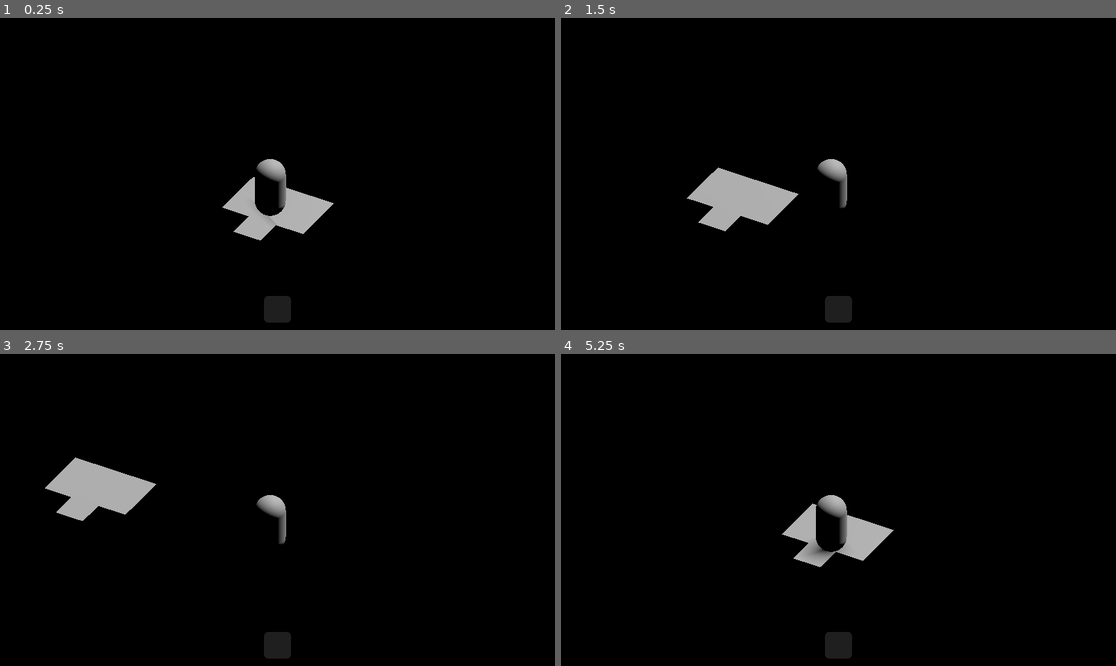
Above: before the commit, frames 1-4 (two rows, left to right).
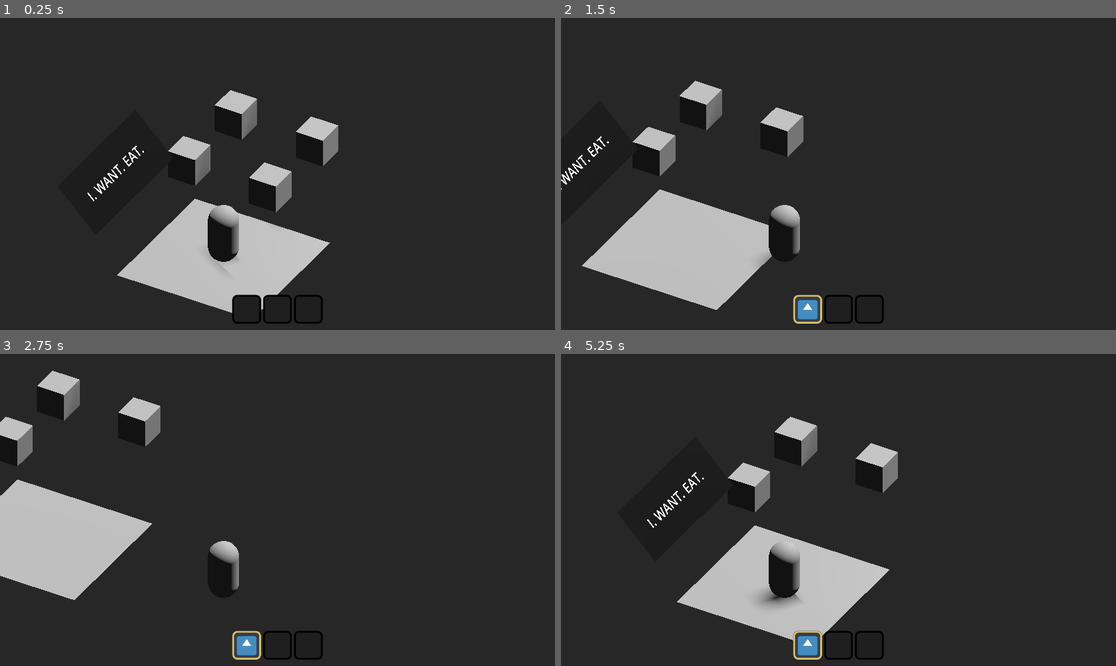
Above: after the commit, the same moments.

Repository: Scrawach/ld57
Game: Godot game, scene res://game.tscn
Two runs of this game, one before a commit and one after it. Both use one fixed random seed, a clock stepped at 60 frames per second and the inputs below. The engine's default icon, where the game draws it, is replaced by a stand-in: a white triangle on a blue panel in a dark square.
Inputs:
- Up to frame 1 (0.25 s): no input
- Up to frame 2 (1.5 s): tap Enter at 0.5 s; hold D (move_right) 0.53-1.28 s; hold E (interact, bound only after the commit) 0.53-1.28 s; tap 1 at 0.8, 1.35 s; hold S (move_back) from 1.28 s (still down)
- Up to frame 3 (2.75 s): tap E (interact, bound only after the commit) at 1.55 s; release S (move_back) at 2.03 s; hold D (move_right) from 2.03 s (still down); hold E (interact, bound only after the commit) from 2.03 s (still down); tap 1 at 2.3 s
- Up to frame 4 (5.25 s): release D (move_right) at 2.78 s; release E (interact, bound only after the commit) at 2.78 s; hold W (move_forward) 2.78-3.53 s; tap 1 at 2.85, 3.8, 4.35 s; tap E (interact, bound only after the commit) at 3.05, 4.55 s; hold E (interact, bound only after the commit) 3.53-4.28 s; hold A (move_left) 3.53-5.03 s; hold S (move_back) from 5.03 s (still down); hold E (interact, bound only after the commit) from 5.03 s (still down)

The runs differ from the first frame. In frame 1, 97% of the frame differs, in the area x 0-100%, y 0-100%; in frame 2, 97%; in frame 3, 98%; in frame 4, 98%.

Commit message:
feature: implement inventory, implement dialogue panel

Diff:
--- a/src/game.tscn
+++ b/src/game.tscn
@@ -1,11 +1,15 @@
-[gd_scene load_steps=8 format=3 uid="uid://b6rl31un1lcjf"]
+[gd_scene load_steps=17 format=3 uid="uid://b6rl31un1lcjf"]
 
 [ext_resource type="Script" path="res://player.gd" id="1_5y1ty"]
 [ext_resource type="PackedScene" uid="uid://yfjs8g2riw6c" path="res://ui/inventory_control.tscn" id="1_e5p4f"]
+[ext_resource type="Script" path="res://pickup_item.gd" id="2_8qeaw"]
+[ext_resource type="Script" path="res://inventory.gd" id="2_byhf7"]
 [ext_resource type="Script" path="res://following_camera.gd" id="2_v2k5q"]
+[ext_resource type="Resource" uid="uid://ba73upbd31jon" path="res://item_base.tres" id="3_je24h"]
 
 [sub_resource type="Environment" id="Environment_cpbav"]
 background_mode = 1
+background_color = Color(0.151276, 0.151276, 0.151276, 1)
 tonemap_mode = 2
 
 [sub_resource type="QuadMesh" id="QuadMesh_688nc"]
@@ -13,6 +17,22 @@
 [sub_resource type="CapsuleShape3D" id="CapsuleShape3D_mrw3v"]
 
 [sub_resource type="CapsuleMesh" id="CapsuleMesh_fm8i8"]
+
+[sub_resource type="SphereShape3D" id="SphereShape3D_d36ok"]
+radius = 2.0
+
+[sub_resource type="BoxShape3D" id="BoxShape3D_c8btv"]
+
+[sub_resource type="BoxMesh" id="BoxMesh_jisn5"]
+
+[sub_resource type="PlaneMesh" id="PlaneMesh_f6byu"]
+
+[sub_resource type="ViewportTexture" id="ViewportTexture_68ek5"]
+viewport_path = NodePath("Dialogue Panel/SubViewport")
+
+[sub_resource type="StandardMaterial3D" id="StandardMaterial3D_0ydio"]
+resource_local_to_scene = true
+albedo_texture = SubResource("ViewportTexture_68ek5")
 
 [node name="Game" type="Node"]
 
@@ -29,42 +49,13 @@
 [node name="Living Lift" type="Node3D" parent="World3D"]
 
 [node name="MeshInstance3D" type="MeshInstance3D" parent="World3D/Living Lift"]
-transform = Transform3D(1, 0, 0, 0, -4.37114e-08, 1, 0, -1, -4.37114e-08, 0, 0, 1)
+transform = Transform3D(5, 0, 0, 0, -2.18557e-07, 5, 0, -5, -2.18557e-07, 0, 0, 3)
 mesh = SubResource("QuadMesh_688nc")
 
 [node name="Level" type="Node3D" parent="World3D"]
 
-[node name="MeshInstance3D2" type="MeshInstance3D" parent="World3D/Level"]
-transform = Transform3D(1, 0, 0, 0, -4.37114e-08, 1, 0, -1, -4.37114e-08, 0, 0, 0)
-mesh = SubResource("QuadMesh_688nc")
-skeleton = NodePath("../../Living Lift")
-
-[node name="MeshInstance3D3" type="MeshInstance3D" parent="World3D/Level"]
-transform = Transform3D(1, 0, 0, 0, -4.37114e-08, 1, 0, -1, -4.37114e-08, 0, 0, -1)
-mesh = SubResource("QuadMesh_688nc")
-skeleton = NodePath("../../Living Lift")
-
-[node name="MeshInstance3D4" type="MeshInstance3D" parent="World3D/Level"]
-transform = Transform3D(1, 0, 0, 0, -4.37114e-08, 1, 0, -1, -4.37114e-08, 1, 0, -1)
-mesh = SubResource("QuadMesh_688nc")
-skeleton = NodePath("../../Living Lift")
-
-[node name="MeshInstance3D5" type="MeshInstance3D" parent="World3D/Level"]
-transform = Transform3D(1, 0, 0, 0, -4.37114e-08, 1, 0, -1, -4.37114e-08, 1, 0, 0)
-mesh = SubResource("QuadMesh_688nc")
-skeleton = NodePath("../../Living Lift")
-
-[node name="MeshInstance3D6" type="MeshInstance3D" parent="World3D/Level"]
-transform = Transform3D(1, 0, 0, 0, -4.37114e-08, 1, 0, -1, -4.37114e-08, -1, 0, 0)
-mesh = SubResource("QuadMesh_688nc")
-skeleton = NodePath("../../Living Lift")
-
-[node name="MeshInstance3D7" type="MeshInstance3D" parent="World3D/Level"]
-transform = Transform3D(1, 0, 0, 0, -4.37114e-08, 1, 0, -1, -4.37114e-08, -1, 0, -1)
-mesh = SubResource("QuadMesh_688nc")
-skeleton = NodePath("../../Living Lift")
-
 [node name="Player" type="CharacterBody3D" parent="World3D" node_paths=PackedStringArray("camera")]
+transform = Transform3D(1, 0, 0, 0, 1, 0, 0, 0, 1, 0, 0, 3)
 script = ExtResource("1_5y1ty")
 camera = NodePath("../../Camera3D")
 
@@ -75,6 +66,65 @@
 [node name="MeshInstance3D" type="MeshInstance3D" parent="World3D/Player"]
 transform = Transform3D(1, 0, 0, 0, 1, 0, 0, 0, 1, 0, 1, 0)
 mesh = SubResource("CapsuleMesh_fm8i8")
+
+[node name="Interact Zone" type="Area3D" parent="World3D/Player"]
+collision_layer = 2
+collision_mask = 2
+
+[node name="CollisionShape3D" type="CollisionShape3D" parent="World3D/Player/Interact Zone"]
+shape = SubResource("SphereShape3D_d36ok")
+
+[node name="Inventory" type="Node" parent="World3D/Player"]
+script = ExtResource("2_byhf7")
+size = 3
+
+[node name="Pickup Item" type="StaticBody3D" parent="World3D"]
+transform = Transform3D(1, 0, 0, 0, 1, 0, 0, 0, 1, 0, 1, 0)
+collision_layer = 3
+script = ExtResource("2_8qeaw")
+item = ExtResource("3_je24h")
+
+[node name="CollisionShape3D" type="CollisionShape3D" parent="World3D/Pickup Item"]
+shape = SubResource("BoxShape3D_c8btv")
+
+[node name="MeshInstance3D" type="MeshInstance3D" parent="World3D/Pickup Item"]
+mesh = SubResource("BoxMesh_jisn5")
+
+[node name="Pickup Item2" type="StaticBody3D" parent="World3D"]
+transform = Transform3D(1, 0, 0, 0, 1, 0, 0, 0, 1, 0, 1, -3)
+collision_layer = 3
+script = ExtResource("2_8qeaw")
+item = ExtResource("3_je24h")
+
+[node name="CollisionShape3D" type="CollisionShape3D" parent="World3D/Pickup Item2"]
+shape = SubResource("BoxShape3D_c8btv")
+
+[node name="MeshInstance3D" type="MeshInstance3D" parent="World3D/Pickup Item2"]
+mesh = SubResource("BoxMesh_jisn5")
+
+[node name="Pickup Item3" type="StaticBody3D" parent="World3D"]
+transform = Transform3D(1, 0, 0, 0, 1, 0, 0, 0, 1, -3, 1, -3)
+collision_layer = 3
+script = ExtResource("2_8qeaw")
+item = ExtResource("3_je24h")
+
+[node name="CollisionShape3D" type="CollisionShape3D" parent="World3D/Pickup Item3"]
+shape = SubResource("BoxShape3D_c8btv")
+
+[node name="MeshInstance3D" type="MeshInstance3D" parent="World3D/Pickup Item3"]
+mesh = SubResource("BoxMesh_jisn5")
+
+[node name="Pickup Item4" type="StaticBody3D" parent="World3D"]
+transform = Transform3D(1, 0, 0, 0, 1, 0, 0, 0, 1, -3, 1, 0)
+collision_layer = 3
+script = ExtResource("2_8qeaw")
+item = ExtResource("3_je24h")
+
+[node name="CollisionShape3D" type="CollisionShape3D" parent="World3D/Pickup Item4"]
+shape = SubResource("BoxShape3D_c8btv")
+
+[node name="MeshInstance3D" type="MeshInstance3D" parent="World3D/Pickup Item4"]
+mesh = SubResource("BoxMesh_jisn5")
 
 [node name="Camera3D" type="Camera3D" parent="." node_paths=PackedStringArray("target")]
 transform = Transform3D(0.866025, -0.283548, 0.411826, 0, 0.823651, 0.567097, -0.5, -0.49112, 0.713303, 2, 4, 3)
@@ -87,4 +137,40 @@
 
 [node name="Canvas" type="CanvasLayer" parent="."]
 
-[node name="Inventory Control" parent="Canvas" instance=ExtResource("1_e5p4f")]
+[node name="Inventory Control" parent="Canvas" node_paths=PackedStringArray("inventory") instance=ExtResource("1_e5p4f")]
+inventory = NodePath("../../World3D/Player/Inventory")
+
+[node name="Dialogue Panel" type="Node3D" parent="."]
+transform = Transform3D(-3.09086e-08, 0.707107, 0.707107, 3.09086e-08, 0.707107, -0.707107, -1, 0, -4.37114e-08, -4, 2, 3)
+
+[node name="SubViewport" type="SubViewport" parent="Dialogue Panel"]
+transparent_bg = true
+size = Vector2i(1152, 512)
+
+[node name="Dialogue Panel" type="Control" parent="Dialogue Panel/SubViewport"]
+layout_mode = 3
+anchors_preset = 15
+anchor_right = 1.0
+anchor_bottom = 1.0
+grow_horizontal = 2
+grow_vertical = 2
+
+[node name="Label" type="Label" parent="Dialogue Panel/SubViewport/Dialogue Panel"]
+layout_mode = 1
+anchors_preset = 15
+anchor_right = 1.0
+anchor_bottom = 1.0
+grow_horizontal = 2
+grow_vertical = 2
+theme_override_font_sizes/font_size = 120
+text = "I. WANT. EAT."
+horizontal_alignment = 1
+vertical_alignment = 1
+
+[node name="MeshInstance3D" type="MeshInstance3D" parent="Dialogue Panel"]
+transform = Transform3D(2.5, 0, 0, 0, 1, 0, 0, 0, 1, 0, 0, 0)
+mesh = SubResource("PlaneMesh_f6byu")
+surface_material_override/0 = SubResource("StandardMaterial3D_0ydio")
+
+[connection signal="body_entered" from="World3D/Player/Interact Zone" to="World3D/Player" method="_on_interact_zone_body_entered"]
+[connection signal="body_exited" from="World3D/Player/Interact Zone" to="World3D/Player" method="_on_interact_zone_body_exited"]
--- /dev/null
+++ b/src/interaction.gd
@@ -0,0 +1,5 @@
+class_name Interaction
+extends StaticBody3D
+
+func interact(player: Player) -> void:
+	pass
--- /dev/null
+++ b/src/inventory.gd
@@ -0,0 +1,19 @@
+class_name Inventory
+extends Node
+
+signal updated()
+signal item_selected(item_index: int)
+
+@export var size: int
+
+var items: Array[ItemResource]
+
+func has_empty_space() -> bool:
+	return items.size() < size
+
+func add_item(item: ItemResource) -> void:
+	items.append(item)
+	updated.emit()
+
+func select(item_index: int) -> void:
+	item_selected.emit(item_index)
--- /dev/null
+++ b/src/item_base.tres
@@ -0,0 +1,10 @@
+[gd_resource type="Resource" script_class="ItemResource" load_steps=3 format=3 uid="uid://ba73upbd31jon"]
+
+[ext_resource type="Texture2D" uid="uid://boftn5dq57qp8" path="res://icon.svg" id="1_bx0f7"]
+[ext_resource type="Script" path="res://item_resource.gd" id="1_wob2x"]
+
+[resource]
+script = ExtResource("1_wob2x")
+name = "Item"
+desciption = "Just nothing"
+icon = ExtResource("1_bx0f7")
--- /dev/null
+++ b/src/item_resource.gd
@@ -0,0 +1,6 @@
+class_name ItemResource
+extends Resource
+
+@export var name: String
+@export var desciption: String
+@export var icon: Texture2D
--- /dev/null
+++ b/src/pickup_item.gd
@@ -0,0 +1,12 @@
+class_name PickupItem
+extends Interaction
+
+@export var item: ItemResource
+
+func interact(player: Player) -> void:
+	var inventory: Inventory = player.inventory
+	if not inventory.has_empty_space():
+		return
+
+	inventory.add_item(item)
+	queue_free()
--- a/src/player.gd
+++ b/src/player.gd
@@ -3,6 +3,10 @@
 
 @export var camera: Node3D
 @export var movement_speed: int = 250
+
+@onready var inventory: Inventory = $Inventory
+
+var nearest_interaction: Interaction
 
 func _physics_process(delta: float) -> void:
 	var movement = get_movement_input(camera) * movement_speed * delta
@@ -16,3 +20,21 @@
 	input.z = Input.get_axis("move_forward", "move_back")
 	input = input.rotated(Vector3.UP, relative.rotation.y)
 	return input.normalized()
+
+func _process(delta: float) -> void:
+	if nearest_interaction != null and Input.is_action_pressed("interact"):
+		nearest_interaction.interact(self)
+
+	for item_index in inventory.size:
+		var is_pressed: bool = Input.is_key_pressed(KEY_1 + item_index)
+
+		if is_pressed:
+			inventory.select(item_index)
+
+func _on_interact_zone_body_entered(body: Node3D) -> void:
+	if body is Interaction:
+		nearest_interaction = body
+
+func _on_interact_zone_body_exited(body: Node3D) -> void:
+	if nearest_interaction == body:
+		nearest_interaction = null
--- a/src/project.godot
+++ b/src/project.godot
@@ -37,6 +37,15 @@
 "events": [Object(InputEventKey,"resource_local_to_scene":false,"resource_name":"","device":-1,"window_id":0,"alt_press …(192 unchanged characters)…
 ]
 }
+interact={
+"deadzone": 0.5,
+"events": [Object(InputEventKey,"resource_local_to_scene":false,"resource_name":"","device":-1,"window_id":0,"alt_pressed":false,"shift_pressed":false,"ctrl_pressed":false,"meta_pressed":false,"pressed":false,"keycode":0,"physical_keycode":69,"key_label":0,"unicode":101,"location":0,"echo":false,"script":null)
+]
+}
+
+[layer_names]
+
+3d_physics/layer_2="Interactable"
 
 [rendering]
 
--- a/src/ui/inventory_control.gd
+++ b/src/ui/inventory_control.gd
@@ -1,2 +1,39 @@
 class_name InventoryControl
 extends PanelContainer
+
+@export var inventory: Inventory
+
+@onready var container: Control = $MarginContainer/Container
+@onready var item_template: PackedScene = preload("res://ui/item.tscn")
+
+var selected_index: int = -1
+
+func _ready() -> void:
+	inventory.updated.connect(_on_inventory_updated)
+	inventory.item_selected.connect(_on_inventory_item_selected)
+	_on_inventory_updated()
+
+func _on_inventory_updated() -> void:
+	for child in container.get_children():
+		child.queue_free()
+
+	for index in inventory.size:
+		var instance: ItemControl = item_template.instantiate() as ItemControl
+		container.add_child(instance)
+
+		if inventory.items.size() > index:
+			instance.construct(inventory.items[index])
+
+		if index == selected_index:
+			print(selected_index)
+			instance.select()
+
+func _on_inventory_item_selected(item_index: int) -> void:
+	if selected_index != -1:
+		get_item(selected_index).unselect()
+
+	selected_index = item_index
+	get_item(selected_index).select()
+
+func get_item(index: int) -> ItemControl:
+	return container.get_child(index) as ItemControl
--- a/src/ui/inventory_control.tscn
+++ b/src/ui/inventory_control.tscn
@@ -1,42 +1,10 @@
-[gd_scene load_steps=7 format=3 uid="uid://yfjs8g2riw6c"]
+[gd_scene load_steps=3 format=3 uid="uid://yfjs8g2riw6c"]
 
-[ext_resource type="Texture2D" uid="uid://boftn5dq57qp8" path="res://icon.svg" id="1_hrc8a"]
 [ext_resource type="Script" path="res://ui/inventory_control.gd" id="1_mw020"]
 
 [sub_resource type="StyleBoxFlat" id="StyleBoxFlat_mo6vo"]
 bg_color = Color(0.172833, 0.172833, 0.172833, 1)
 draw_center = false
-corner_radius_top_left = 10
-corner_radius_top_right = 10
-corner_radius_bottom_right = 10
-corner_radius_bottom_left = 10
-
-[sub_resource type="StyleBoxFlat" id="StyleBoxFlat_5qktr"]
-corner_radius_top_left = 10
-corner_radius_top_right = 10
-corner_radius_bottom_right = 10
-corner_radius_bottom_left = 10
-
-[sub_resource type="StyleBoxFlat" id="StyleBoxFlat_kvna5"]
-bg_color = Color(0.122252, 0.122252, 0.122252, 1)
-border_width_left = 2
-border_width_top = 2
-border_width_right = 2
-border_width_bottom = 2
-border_color = Color(0, 0, 0, 1)
-corner_radius_top_left = 10
-corner_radius_top_right = 10
-corner_radius_bottom_right = 10
-corner_radius_bottom_left = 10
-
-[sub_resource type="StyleBoxFlat" id="StyleBoxFlat_sqtrf"]
-bg_color = Color(1, 1, 1, 1)
-draw_center = false
-border_width_left = 2
-border_width_top = 2
-border_width_right = 2
-border_width_bottom = 2
-border_color = Color(0, 0, 0, 1)
 corner_radius_top_left = 10
 corner_radius_top_right = 10
 corner_radius_bottom_right = 10
@@ -66,25 +34,3 @@
 
 [node name="Container" type="HBoxContainer" parent="MarginContainer"]
 layout_mode = 2
-
-[node name="Item" type="PanelContainer" parent="MarginContainer/Container"]
-clip_children = 1
-custom_minimum_size = Vector2(60, 60)
-layout_mode = 2
-theme_override_styles/panel = SubResource("StyleBoxFlat_5qktr")
-
-[node name="Background" type="Panel" parent="MarginContainer/Container/Item"]
-layout_mode = 2
-theme_override_styles/panel = SubResource("StyleBoxFlat_kvna5")
-
-[node name="Icon Rect" type="TextureRect" parent="MarginContainer/Container/Item"]
-visible = false
-custom_minimum_size = Vector2(60, 60)
-layout_mode = 2
-texture = ExtResource("1_hrc8a")
-expand_mode = 1
-stretch_mode = 4
-
-[node name="Border" type="Panel" parent="MarginContainer/Container/Item"]
-layout_mode = 2
-theme_override_styles/panel = SubResource("StyleBoxFlat_sqtrf")
--- /dev/null
+++ b/src/ui/item.tscn
@@ -0,0 +1,56 @@
+[gd_scene load_steps=5 format=3 uid="uid://p2u2uglbag6q"]
+
+[ext_resource type="Script" path="res://ui/item_control.gd" id="1_4cxfs"]
+
+[sub_resource type="StyleBoxFlat" id="StyleBoxFlat_5qktr"]
+corner_radius_top_left = 10
+corner_radius_top_right = 10
+corner_radius_bottom_right = 10
+corner_radius_bottom_left = 10
+
+[sub_resource type="StyleBoxFlat" id="StyleBoxFlat_kvna5"]
+bg_color = Color(0.122252, 0.122252, 0.122252, 1)
+border_width_left = 2
+border_width_top = 2
+border_width_right = 2
+border_width_bottom = 2
+border_color = Color(0, 0, 0, 1)
+corner_radius_top_left = 10
+corner_radius_top_right = 10
+corner_radius_bottom_right = 10
+corner_radius_bottom_left = 10
+
+[sub_resource type="StyleBoxFlat" id="StyleBoxFlat_j6qjt"]
+bg_color = Color(1, 1, 1, 1)
+draw_center = false
+border_width_left = 4
+border_width_top = 4
+border_width_right = 4
+border_width_bottom = 4
+border_color = Color(1, 1, 1, 1)
+corner_radius_top_left = 10
+corner_radius_top_right = 10
+corner_radius_bottom_right = 10
+corner_radius_bottom_left = 10
+
+[node name="Item" type="PanelContainer"]
+clip_children = 1
+custom_minimum_size = Vector2(60, 60)
+theme_override_styles/panel = SubResource("StyleBoxFlat_5qktr")
+script = ExtResource("1_4cxfs")
+select_border_color = Color(0.82, 0.7462, 0.3772, 1)
+
+[node name="Background" type="Panel" parent="."]
+layout_mode = 2
+theme_override_styles/panel = SubResource("StyleBoxFlat_kvna5")
+
+[node name="Icon Rect" type="TextureRect" parent="."]
+custom_minimum_size = Vector2(60, 60)
+layout_mode = 2
+expand_mode = 1
+stretch_mode = 4
+
+[node name="Border" type="Panel" parent="."]
+self_modulate = Color(0, 0, 0, 1)
+layout_mode = 2
+theme_override_styles/panel = SubResource("StyleBoxFlat_j6qjt")
--- /dev/null
+++ b/src/ui/item_control.gd
@@ -0,0 +1,19 @@
+class_name ItemControl
+extends PanelContainer
+
+@export var select_border_color: Color
+
+@onready var icon_rect: TextureRect = $"Icon Rect"
+@onready var border_panel: Panel = $Border
+
+var resource: ItemResource
+
+func construct(item: ItemResource) -> void:
+	resource = item
+	icon_rect.texture = item.icon
+
+func select() -> void:
+	border_panel.self_modulate = select_border_color
+
+func unselect() -> void:
+	border_panel.self_modulate = Color.BLACK
